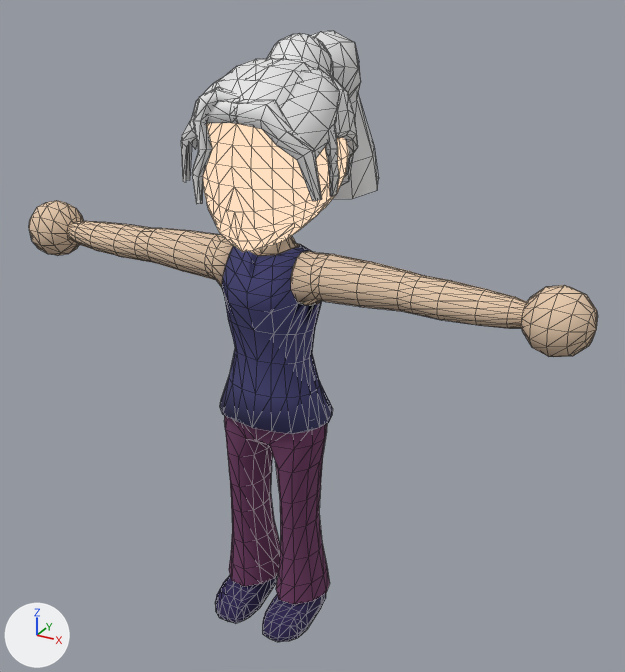
The glTF model Assets/Player/Art/PlayerCharacter.glb, before and after one commit.
Both versions are drawn from a 50 mm camera at (2.56, -4.16, 4.14) aimed at (0.07, 0.38, 1.87). The lights are fixed; the arrows at lower left show +X, +Y and +Z. Mesh edges are drawn as thin lines. Where no turn or scale is listed for an object, it has been applied to the vertices. Vertices at the same position are counted once.

Objects in the first picture: 'Body_output', 'Hair_Fade', 'Hair_Fade_Bangs', 'Hair_Solid', 'Hair_Solid_Tie', 'Head'.
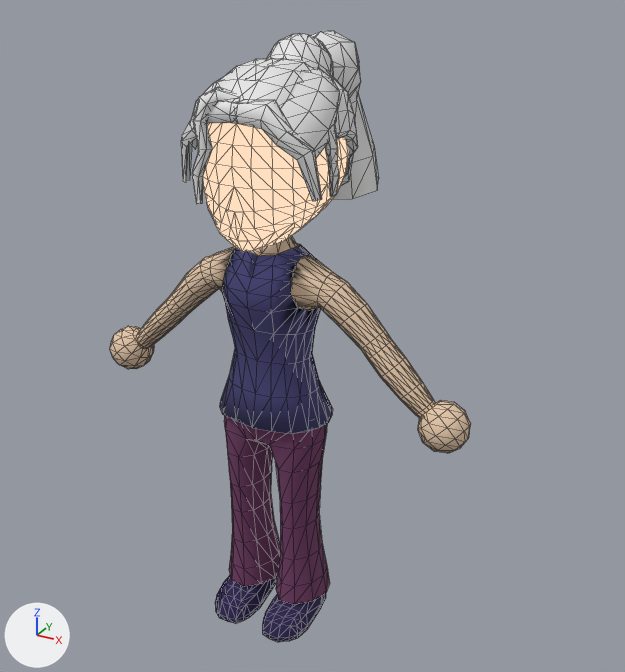
Changed parts and their boxes [x1, y1, x2, y2] in the pictures (625 x 672 px; the box of a moved part takes in the faces that stretch with it):
```json
{"object": "Body_output", "change": "reshaped", "before": [29, 200, 598, 642], "after": [110, 236, 471, 642], "on screen": "36% narrower, 8% shorter"}
{"part": 1, "of": "me_circle_006", "change": "moved or reshaped", "before": [521, 285, 598, 357], "after": [418, 400, 471, 453]}
{"part": 2, "of": "me_circle_006", "change": "moved or reshaped", "before": [29, 200, 84, 256], "after": [110, 326, 154, 369]}
{"part": 3, "of": "me_circle_006", "change": "moved or reshaped", "before": [69, 221, 527, 334], "after": [136, 244, 435, 418]}
```

Scene script edits in JSON lines:
```json
{"block": "me_circle_006", "where": "# used by ob_body_output; location = (0.0, 0.0, 0.0)"}
{"op": "remove", "block": "me_circle_006", "code": "me_circle_006.from_pydata(...)  # 949 vertices, 1798 faces; spans x -1.89..1.89, y -0.39..0.29, z 0.0..2.73"}
{"op": "add", "block": "me_circle_006", "code": "me_circle_006.from_pydata(...)  # 933 vertices, 1794 faces; spans x -1.28..1.28, y -0.39..0.29, z 0.0..2.73"}
{"block": "me_circle_006", "change": "me_circle_006 part 1: the loose piece of 62 vertices spanning x 1.52..1.89, y -0.19..0.19, z 2.25..2.63 is turned 45 degrees about the y axis through its middle and scaled by 0.8, then moved by (-0.57, 0.0, -0.77)"}
{"block": "me_circle_006", "change": "me_circle_006 part 2: the loose piece of 62 vertices spanning x -1.89..-1.52, y -0.19..0.19, z 2.25..2.63 is turned -45 degrees about the y axis through its middle and scaled by 0.8, then moved by (0.57, 0.0, -0.77)"}
{"block": "me_circle_006", "change": "me_circle_006 part 3: 300 vertices moved from x -1.56..1.56, y -0.14..0.15, z 2.27..2.58 to x -1.1..1.1, y -0.11..0.12, z 1.67..2.47; 40 vertices removed from x -0.27..0.27, y -0.17..0.17, z 2.31..2.58; 24 vertices added at x -0.27..0.27, y -0.17..0.17, z 2.28..2.57"}
```
